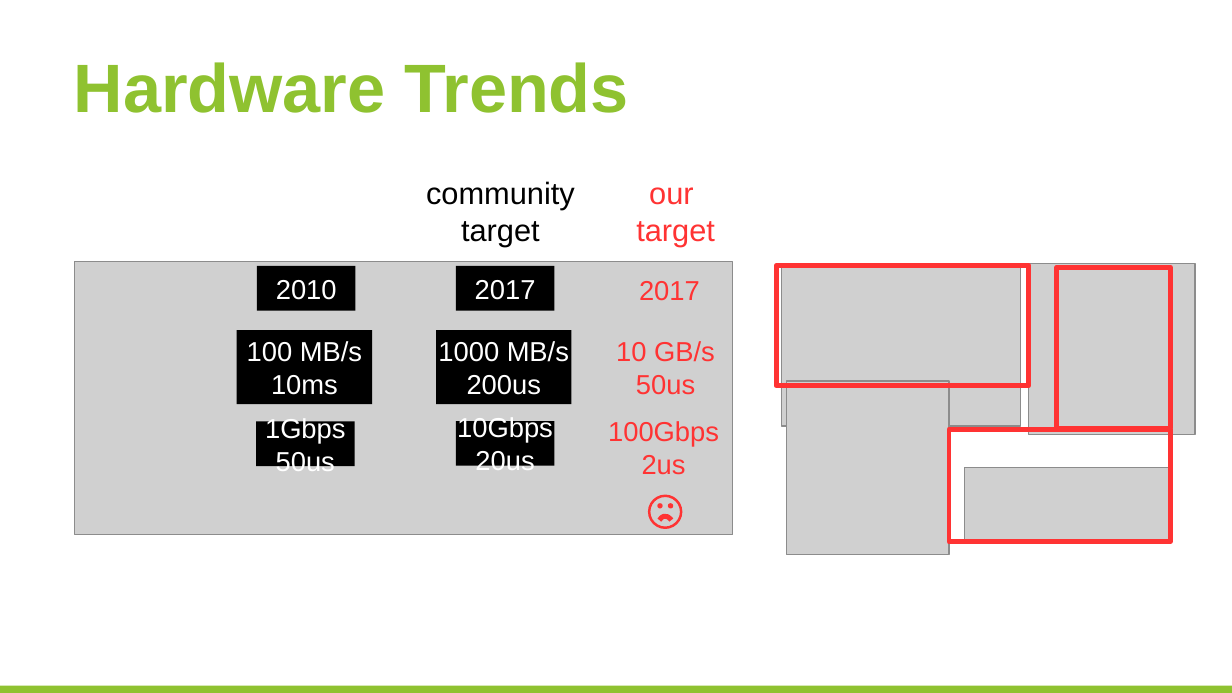
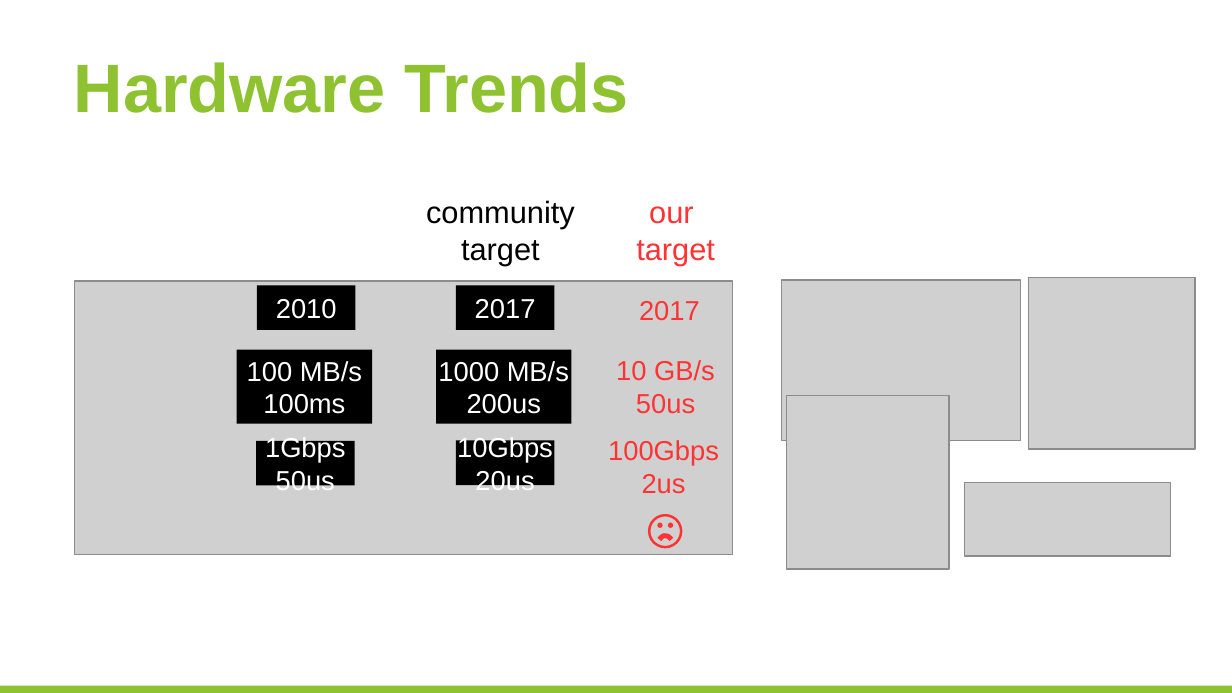
Before and after one commit to huangyibo/spark-summit-17, a slide deck: slide 2 of template.odp. Drawn at 1232x693 pixels with LibreOffice and Linux fonts; fonts in the diff are those of the drawing; grey boxes stand for pictures; background and template pictures are left out. Boxes give left, top, right and bottom in pixels: in the first picture for what was removed or moved away, otherwise in the second. Text is boxed around its words. In the diff, an @@ line names an element or a change of style, - is before the commit and + after.

```diff
--- a/template.odp
+++ b/template.odp
@@ rectangle removed at (776,265,1029,386) @@
@@ rectangle removed at (1057,267,1170,428) @@
@@ 4 pictures: place and size @@
-4 pictures at (781,264,1195,554)
+4 pictures at (781,278,1195,569)
@@ 6 rectangles, 5 texts, 3 ellipses, 1 picture, 1 freeform shape: place and size @@
-6 rectangles, 5 texts, 3 ellipses, 1 picture, 1 freeform shape at (74,181,732,535)
+6 rectangles, 5 texts, 3 ellipses, 1 picture, 1 freeform shape at (74,200,732,554)
@@ text in rectangle at (263,394,345,414): text changed @@
-10ms
+100ms
@@ rectangle removed at (949,429,1170,541) @@
```
Also in this commit, not shown: 1 other slide changed, 2 slides added, 1 slide removed.
